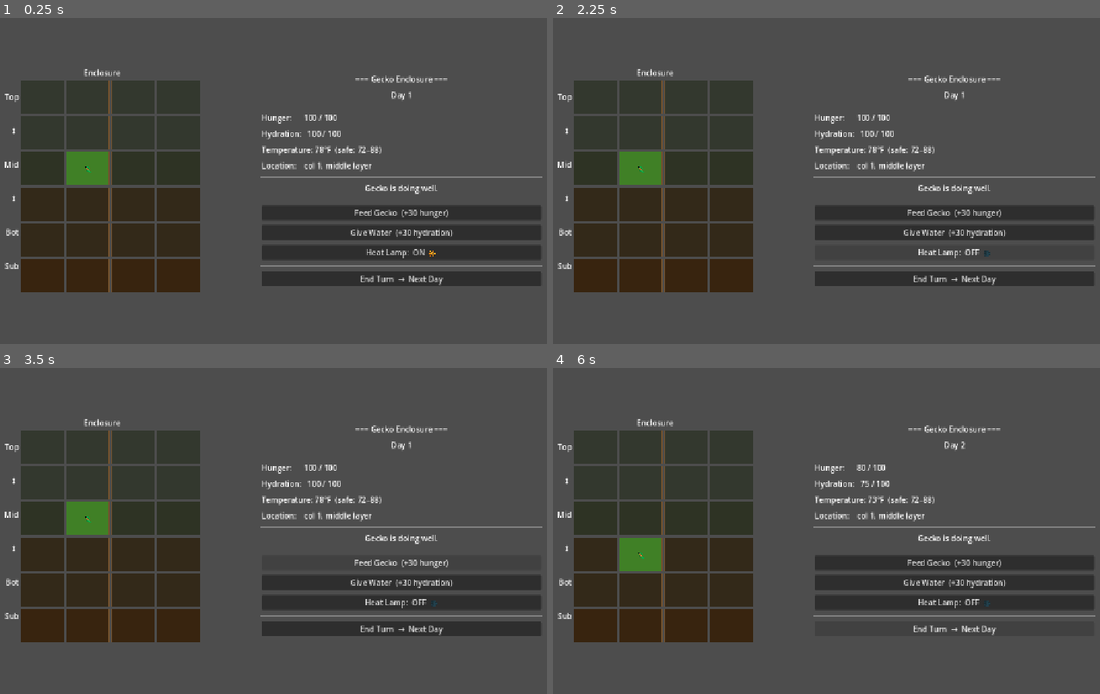
Above: before the commit, frames 1-4 (two rows, left to right).
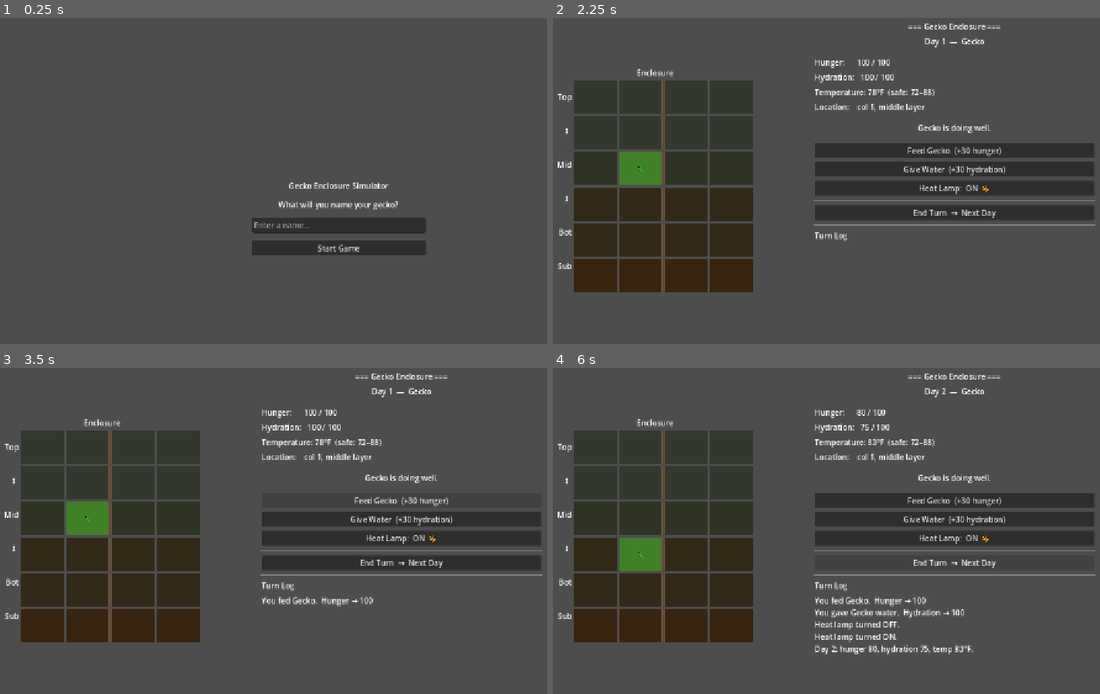
Above: after the commit, the same moments.

Repository: soapsmith/gecko-enclosure-simulator
Game: Godot game, scene res://scenes/main.tscn
Same seed, same stepped clock (60 frames per second), same inputs: the game is played once before the commit and once after it.
Inputs (mouse positions are in pixels of both pictures, inside the frame that each line leads up to):
- Up to frame 1 (0.25 s): no input
- Up to frame 2 (2.25 s): click (952, 213) at 0.5 s, where only the run before the commit has a clickable "Feed Gecko (+30 hunger)"; click (952, 233) at 1.25 s, where only the run before the commit has a clickable "Give Water (+30 hydration)"; click (952, 252) at 2 s, where only the run before the commit has a clickable "Heat Lamp: ON 🔆"
- Up to frame 3 (3.5 s): click "Feed Gecko (+30 hunger)" at 2.75 s
- Up to frame 4 (6 s): click "Give Water (+30 hydration)" at 3.5 s; click "Heat Lamp: OFF 🌑" (after the commit: "Heat Lamp: ON 🔆") at 4.25 s; click "Heat Lamp: ON 🔆" (after the commit: "Heat Lamp: OFF 🌑") at 5 s; click "End Turn → Next Day" at 5.75 s

The runs differ from the first frame. In frame 1, 29% of the frame differs, in the area x 0-100%, y 15-85%; in frame 2, 13%; in frame 3, 14%; in frame 4, 14%.

Commit message:
Add gecko naming screen and turn log
Name entry screen at startup personalizes all status messages.
Scrollable turn log records every action and end-of-turn summary
with warnings. Log auto-scrolls to latest entry.

Co-Authored-By: Claude Sonnet 4.6 <noreply@anthropic.com>

Diff:
--- a/scripts/Main.gd
+++ b/scripts/Main.gd
@@ -1,6 +1,7 @@
 extends Control
 
 # --- Game State ---
+var gecko_name: String = "Gecko"
 var hunger: int     = 100
 var hydration: int  = 100
 var temperature: int = 78
@@ -8,8 +9,6 @@
 var day: int        = 1
 var alive: bool     = true
 
-# Gecko position on the 4-wide x 6-tall grid
-# Row 0 = top (warm, bright)   Row 5 = substrate (cool, dark)
 var gecko_x: int = 1
 var gecko_y: int = 2
 
@@ -21,10 +20,13 @@
 const TEMP_SAFE_LOW: int  = 72
 const TEMP_SAFE_HIGH: int = 88
 
-# Row labels shown to the left of the grid
 const ROW_LABELS: Array = ["Top", "  ↕ ", "Mid", "  ↕ ", "Bot", "Sub"]
 
 # --- UI Nodes ---
+var name_screen: Control
+var name_input: LineEdit
+var game_screen: Control
+
 var day_label: Label
 var hunger_label: Label
 var hydration_label: Label
@@ -36,48 +38,111 @@
 var lamp_button: Button
 var end_turn_button: Button
 var restart_button: Button
-
-# One PanelContainer and one Label per tile, stored flat: index = y * GRID_COLS + x
+var log_container: VBoxContainer
+var log_scroll: ScrollContainer
+
 var tile_panels: Array = []
 var tile_labels: Array = []
 
 
 func _ready() -> void:
-	_build_ui()
-	_update_display()
-
-
-func _build_ui() -> void:
+	_build_name_screen()
+	_build_game_screen()
+	game_screen.hide()
+
+
+# ══════════════════════════════════════════════════════════════
+# NAME SCREEN
+# ══════════════════════════════════════════════════════════════
+
+func _build_name_screen() -> void:
+	name_screen = Control.new()
+	name_screen.set_anchors_and_offsets_preset(Control.PRESET_FULL_RECT)
+	add_child(name_screen)
+
+	var vbox = VBoxContainer.new()
+	vbox.set_anchors_and_offsets_preset(Control.PRESET_CENTER)
+	vbox.custom_minimum_size = Vector2(360, 0)
+	vbox.alignment = BoxContainer.ALIGNMENT_CENTER
+	vbox.add_theme_constant_override("separation", 16)
+	name_screen.add_child(vbox)
+
+	var title = Label.new()
+	title.text = "Gecko Enclosure Simulator"
+	title.horizontal_alignment = HORIZONTAL_ALIGNMENT_CENTER
+	vbox.add_child(title)
+
+	var subtitle = Label.new()
+	subtitle.text = "What will you name your gecko?"
+	subtitle.horizontal_alignment = HORIZONTAL_ALIGNMENT_CENTER
+	vbox.add_child(subtitle)
+
+	name_input = LineEdit.new()
+	name_input.placeholder_text = "Enter a name..."
+	name_input.custom_minimum_size = Vector2(360, 0)
+	name_input.text = ""
+	name_input.grab_focus()
+	name_input.text_submitted.connect(_on_name_submitted)
+	vbox.add_child(name_input)
+
+	var start_btn = Button.new()
+	start_btn.text = "Start Game"
+	start_btn.pressed.connect(_on_start_pressed)
+	vbox.add_child(start_btn)
+
+
+func _on_name_submitted(_text: String) -> void:
+	_on_start_pressed()
+
+func _on_start_pressed() -> void:
+	var entered = name_input.text.strip_edges()
+	gecko_name = entered if entered.length() > 0 else "Gecko"
+	name_screen.hide()
+	game_screen.show()
+	_update_display()
+
+
+# ══════════════════════════════════════════════════════════════
+# GAME SCREEN
+# ══════════════════════════════════════════════════════════════
+
+func _build_game_screen() -> void:
+	game_screen = Control.new()
+	game_screen.set_anchors_and_offsets_preset(Control.PRESET_FULL_RECT)
+	add_child(game_screen)
+
 	var root = MarginContainer.new()
 	root.set_anchors_and_offsets_preset(Control.PRESET_FULL_RECT)
 	root.add_theme_constant_override("margin_left",   40)
 	root.add_theme_constant_override("margin_right",  40)
-	root.add_theme_constant_override("margin_top",    40)
-	root.add_theme_constant_override("margin_bottom", 40)
-	add_child(root)
+	root.add_theme_constant_override("margin_top",    30)
+	root.add_theme_constant_override("margin_bottom", 30)
+	game_screen.add_child(root)
 
 	var hbox = HBoxContainer.new()
 	hbox.add_theme_constant_override("separation", 40)
 	root.add_child(hbox)
 
-	# ── Left column: grid ──────────────────────────────────────────
+	_build_grid_column(hbox)
+	_build_stats_column(hbox)
+
+
+func _build_grid_column(parent: Node) -> void:
 	var left = VBoxContainer.new()
 	left.alignment = BoxContainer.ALIGNMENT_CENTER
 	left.size_flags_horizontal = Control.SIZE_EXPAND_FILL
-	hbox.add_child(left)
+	parent.add_child(left)
 
 	var grid_title = Label.new()
 	grid_title.text = "Enclosure"
 	grid_title.horizontal_alignment = HORIZONTAL_ALIGNMENT_CENTER
 	left.add_child(grid_title)
 
-	# Row-label + grid side by side
 	var grid_row = HBoxContainer.new()
 	grid_row.alignment = BoxContainer.ALIGNMENT_CENTER
 	grid_row.add_theme_constant_override("separation", 4)
 	left.add_child(grid_row)
 
-	# Narrow column of row labels
 	var row_label_col = VBoxContainer.new()
 	row_label_col.add_theme_constant_override("separation", 0)
 	grid_row.add_child(row_label_col)
@@ -90,7 +155,6 @@
 		lbl.horizontal_alignment = HORIZONTAL_ALIGNMENT_RIGHT
 		row_label_col.add_child(lbl)
 
-	# The actual tile grid
 	var grid = GridContainer.new()
 	grid.columns = GRID_COLS
 	grid_row.add_child(grid)
@@ -102,23 +166,22 @@
 		for x in range(GRID_COLS):
 			var panel = PanelContainer.new()
 			panel.custom_minimum_size = Vector2(90, 70)
-
 			var lbl = Label.new()
 			lbl.horizontal_alignment = HORIZONTAL_ALIGNMENT_CENTER
 			lbl.vertical_alignment   = VERTICAL_ALIGNMENT_CENTER
 			panel.add_child(lbl)
 			grid.add_child(panel)
-
 			var idx = y * GRID_COLS + x
 			tile_panels[idx] = panel
 			tile_labels[idx] = lbl
 
-	# ── Right column: stats + buttons ─────────────────────────────
+
+func _build_stats_column(parent: Node) -> void:
 	var right = VBoxContainer.new()
-	right.alignment = BoxContainer.ALIGNMENT_CENTER
 	right.size_flags_horizontal = Control.SIZE_EXPAND_FILL
-	right.add_theme_constant_override("separation", 10)
-	hbox.add_child(right)
+	right.size_flags_vertical   = Control.SIZE_EXPAND_FILL
+	right.add_theme_constant_override("separation", 8)
+	parent.add_child(right)
 
 	var title = Label.new()
 	title.text = "=== Gecko Enclosure ==="
@@ -172,22 +235,44 @@
 	restart_button.hide()
 	right.add_child(restart_button)
 
-
-# --- Button Handlers ---
+	right.add_child(HSeparator.new())
+
+	# Turn log
+	var log_title = Label.new()
+	log_title.text = "Turn Log"
+	right.add_child(log_title)
+
+	log_scroll = ScrollContainer.new()
+	log_scroll.size_flags_vertical = Control.SIZE_EXPAND_FILL
+	log_scroll.custom_minimum_size = Vector2(0, 80)
+	right.add_child(log_scroll)
+
+	log_container = VBoxContainer.new()
+	log_container.size_flags_horizontal = Control.SIZE_EXPAND_FILL
+	log_container.add_theme_constant_override("separation", 2)
+	log_scroll.add_child(log_container)
+
+
+# ══════════════════════════════════════════════════════════════
+# BUTTON HANDLERS
+# ══════════════════════════════════════════════════════════════
 
 func _on_feed_pressed() -> void:
 	if not alive: return
 	hunger = min(100, hunger + 30)
+	_log("You fed %s.  Hunger → %d" % [gecko_name, hunger])
 	_update_display()
 
 func _on_water_pressed() -> void:
 	if not alive: return
 	hydration = min(100, hydration + 30)
+	_log("You gave %s water.  Hydration → %d" % [gecko_name, hydration])
 	_update_display()
 
 func _on_lamp_pressed() -> void:
 	if not alive: return
 	lamp_on = not lamp_on
+	_log("Heat lamp turned %s." % ("ON" if lamp_on else "OFF"))
 	_update_display()
 
 func _on_end_turn_pressed() -> void:
@@ -200,8 +285,23 @@
 	else:
 		temperature = max(TEMP_MIN, temperature - 5)
 	_move_gecko()
-	if hunger == 0 or hydration == 0 or temperature <= TEMP_MIN or temperature >= TEMP_MAX:
+
+	# Build a turn summary
+	var events: Array = []
+	if hunger  == 0: events.append("starved")
+	if hydration == 0: events.append("dehydrated")
+	if temperature <= TEMP_MIN: events.append("froze")
+	if temperature >= TEMP_MAX: events.append("overheated")
+
+	if events.size() > 0:
 		alive = false
+		_log("Day %d: %s %s — game over." % [day, gecko_name, ", ".join(events)])
+	else:
+		var summary = "Day %d: hunger %d, hydration %d, temp %d°F." % [day, hunger, hydration, temperature]
+		if hunger < 30 or hydration < 30 or temperature < TEMP_SAFE_LOW or temperature > TEMP_SAFE_HIGH:
+			summary += "  ⚠ Needs attention!"
+		_log(summary)
+
 	_update_display()
 
 func _on_restart_pressed() -> void:
@@ -213,13 +313,18 @@
 	alive       = true
 	gecko_x     = 1
 	gecko_y     = 2
-	_update_display()
-
-
-# --- Gecko Movement ---
+	# Clear log
+	for child in log_container.get_children():
+		child.queue_free()
+	_log("New game started. Good luck, %s!" % gecko_name)
+	_update_display()
+
+
+# ══════════════════════════════════════════════════════════════
+# HELPERS
+# ══════════════════════════════════════════════════════════════
 
 func _move_gecko() -> void:
-	# Try a random adjacent tile (up/down/left/right); skip if out of bounds
 	var dirs = [Vector2i(-1,0), Vector2i(1,0), Vector2i(0,-1), Vector2i(0,1)]
 	dirs.shuffle()
 	for d in dirs:
@@ -230,20 +335,23 @@
 			gecko_y = ny
 			break
 
-
-# --- Tile coloring ---
+func _log(text: String) -> void:
+	var lbl = Label.new()
+	lbl.text = text
+	lbl.autowrap_mode = TextServer.AUTOWRAP_WORD
+	lbl.size_flags_horizontal = Control.SIZE_EXPAND_FILL
+	log_container.add_child(lbl)
+	# Scroll to bottom on the next frame (after layout updates)
+	await get_tree().process_frame
+	log_scroll.scroll_vertical = log_scroll.get_v_scroll_bar().max_value
 
 func _tile_color(x: int, y: int) -> Color:
 	if x == gecko_x and y == gecko_y:
-		return Color(0.25, 0.50, 0.15)   # green highlight for gecko
-	if y == GRID_ROWS - 1:
-		return Color(0.22, 0.14, 0.06)   # substrate row (darkest brown)
-	if y >= GRID_ROWS - 3:
-		return Color(0.20, 0.16, 0.10)   # bottom layer (dark)
-	if y >= 2:
-		return Color(0.18, 0.20, 0.14)   # middle layer
-	return Color(0.20, 0.22, 0.18)       # top layer (slightly lighter)
-
+		return Color(0.25, 0.50, 0.15)
+	if y == GRID_ROWS - 1:      return Color(0.22, 0.14, 0.06)
+	if y >= GRID_ROWS - 3:      return Color(0.20, 0.16, 0.10)
+	if y >= 2:                  return Color(0.18, 0.20, 0.14)
+	return Color(0.20, 0.22, 0.18)
 
 func _make_stylebox(color: Color) -> StyleBoxFlat:
 	var s = StyleBoxFlat.new()
@@ -251,9 +359,6 @@
 	s.set_border_width_all(1)
 	s.border_color = Color(0.45, 0.32, 0.18)
 	return s
-
-
-# --- Refresh everything ---
 
 func _update_display() -> void:
 	# Grid
@@ -264,11 +369,11 @@
 			tile_labels[idx].text = "🦎" if (x == gecko_x and y == gecko_y) else ""
 
 	# Stats
-	day_label.text        = "Day %d" % day
-	hunger_label.text     = "Hunger:      %d / 100" % hunger
-	hydration_label.text  = "Hydration:   %d / 100" % hydration
+	day_label.text         = "Day %d  —  %s" % [day, gecko_name]
+	hunger_label.text      = "Hunger:      %d / 100" % hunger
+	hydration_label.text   = "Hydration:   %d / 100" % hydration
 	temperature_label.text = "Temperature: %d°F  (safe: %d–%d)" % [temperature, TEMP_SAFE_LOW, TEMP_SAFE_HIGH]
-	lamp_button.text      = "Heat Lamp:  %s" % ("ON  🔆" if lamp_on else "OFF  🌑")
+	lamp_button.text       = "Heat Lamp:  %s" % ("ON  🔆" if lamp_on else "OFF  🌑")
 
 	var layer: String
 	if gecko_y <= 1:   layer = "top layer"
@@ -277,7 +382,6 @@
 	else:              layer = "substrate"
 	position_label.text = "Location:    col %d, %s" % [gecko_x, layer]
 
-	# Warnings
 	var warnings: Array = []
 	if hunger      < 30: warnings.append("hungry")
 	if hydration   < 30: warnings.append("thirsty")
@@ -285,16 +389,16 @@
 	if temperature > TEMP_SAFE_HIGH: warnings.append("too hot")
 
 	if not alive:
-		status_label.text        = "Your gecko didn't make it. Try again!"
+		status_label.text        = "%s didn't make it. Try again!" % gecko_name
 		feed_button.disabled     = true
 		water_button.disabled    = true
 		lamp_button.disabled     = true
 		end_turn_button.disabled = true
 		restart_button.show()
 	elif warnings.size() > 0:
-		status_label.text = "Warning: gecko is %s!" % ", ".join(warnings)
+		status_label.text = "Warning: %s is %s!" % [gecko_name, ", ".join(warnings)]
 	else:
-		status_label.text        = "Gecko is doing well."
+		status_label.text        = "%s is doing well." % gecko_name
 		feed_button.disabled     = false
 		water_button.disabled    = false
 		lamp_button.disabled     = false
